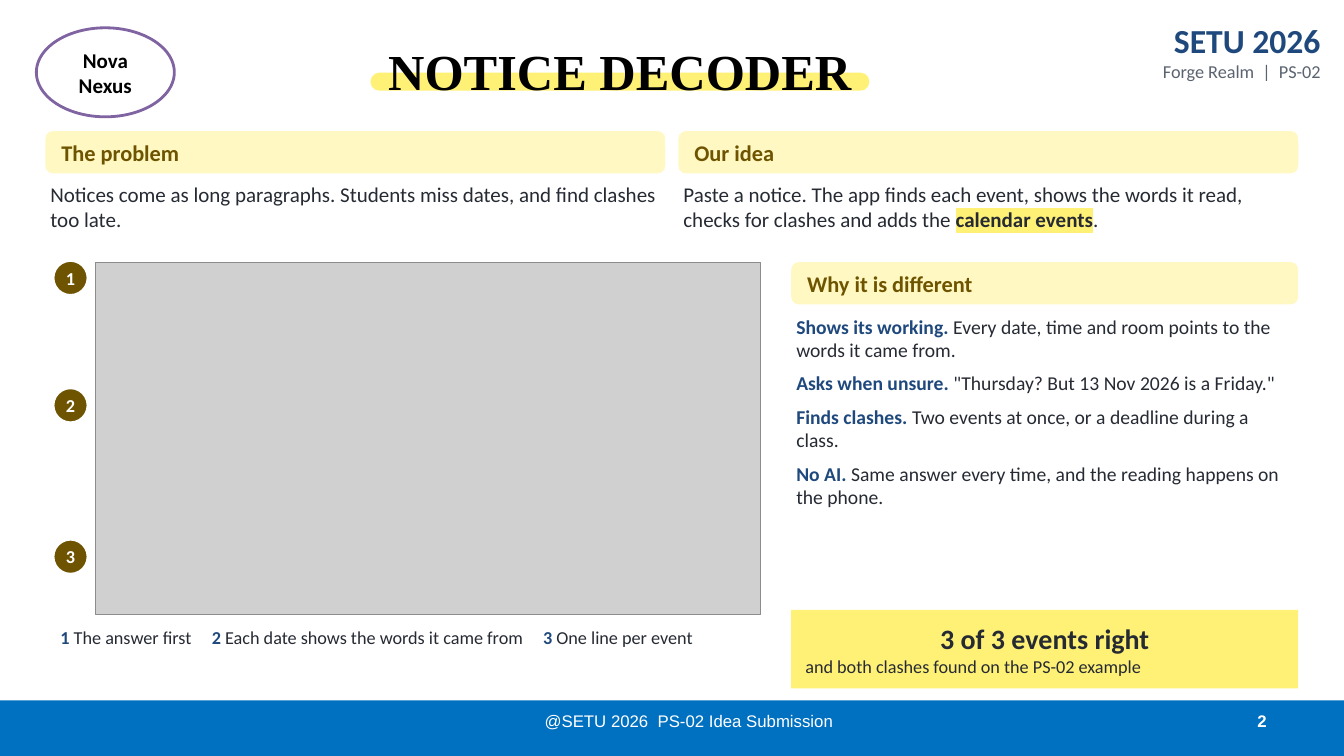
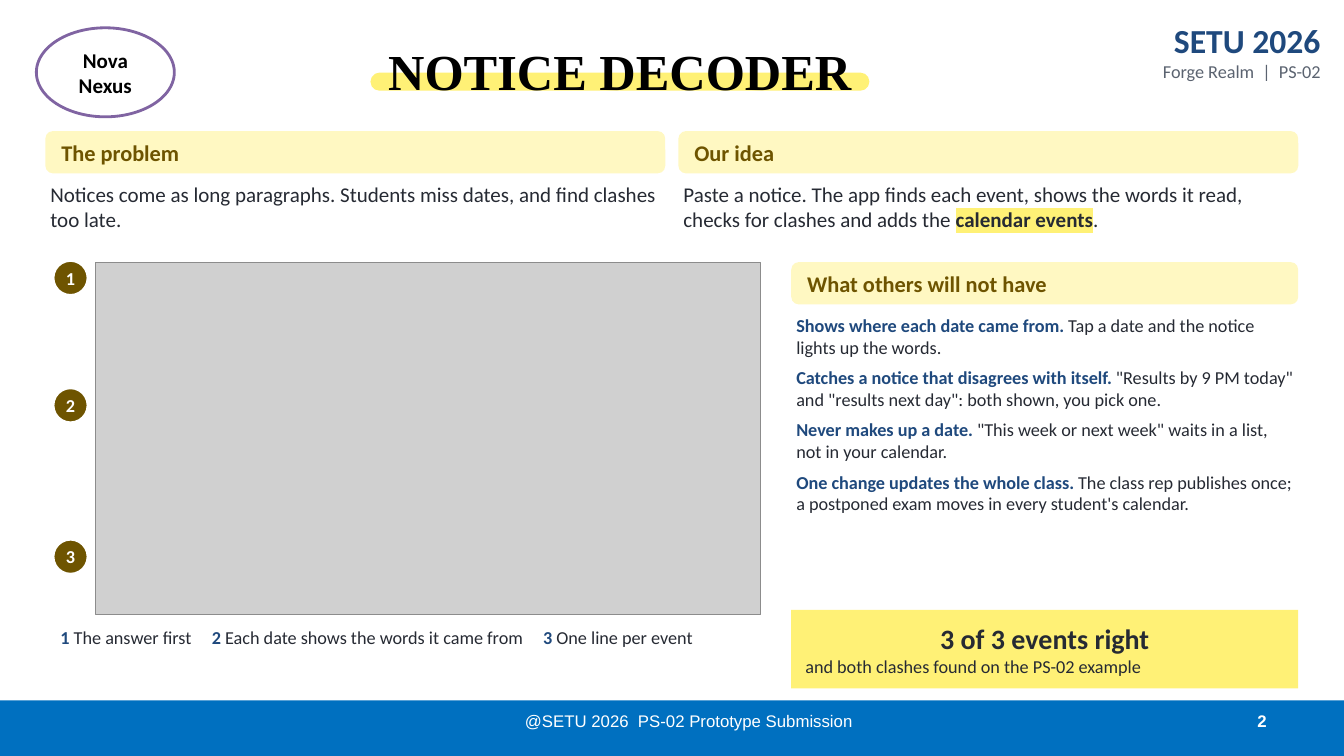
Before and after one commit to anki1kr/NoticeDecoder, a slide deck: slide 2 of deck/NoticeDecoder_NovaNexus_PS02.pptx. Drawn at 1344x756 pixels with LibreOffice and Linux fonts; fonts in the diff are those of the drawing; grey boxes stand for pictures. Boxes give left, top, right and bottom in pixels: in the first picture for what was removed or moved away, otherwise in the second. Text is boxed around its words. In the diff, an @@ line names an element or a change of style, - is before the commit and + after.

```diff
--- a/deck/NoticeDecoder_NovaNexus_PS02.pptx
+++ b/deck/NoticeDecoder_NovaNexus_PS02.pptx
@@ text at (807,276,1046,292): text changed @@
-Why it is different
+What others will not have
@@ text at (796,319,1293,513): text changed; size 14 to 13 pt @@
-Shows its working. Every date, time and room points to the words it came from.
-Asks when unsure. "Thursday? But 13 Nov 2026 is a Friday."
-Finds clashes. Two events at once, or a deadline during a class.
-No AI. Same answer every time, and the reading happens on the phone.
+Shows where each date came from. Tap a date and the notice lights up the words.
+Catches a notice that disagrees with itself. "Results by 9 PM today" and "results next day": both shown, you pick one.
+Never makes up a date. "This week or next week" waits in a list, not in your calendar.
+One change updates the whole class. The class rep publishes once; a postponed exam moves in every student's calendar.
@@ text at (525,715,853,731): text changed @@
-@SETU 2026 PS-02 Idea Submission
+@SETU 2026 PS-02 Prototype Submission
```
Also in this commit, not shown: 4 other slides changed, 11 other files.
